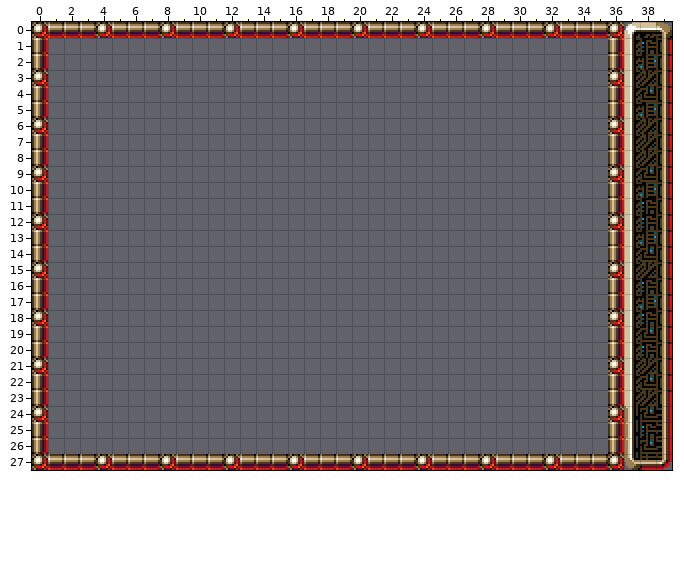
One commit to this Tiled map: res_raw/tiled/bg.tmx. Above: the version before the commit.
Cells are 8x8 px. Shown: x 0..39, y 0..27.
New version:
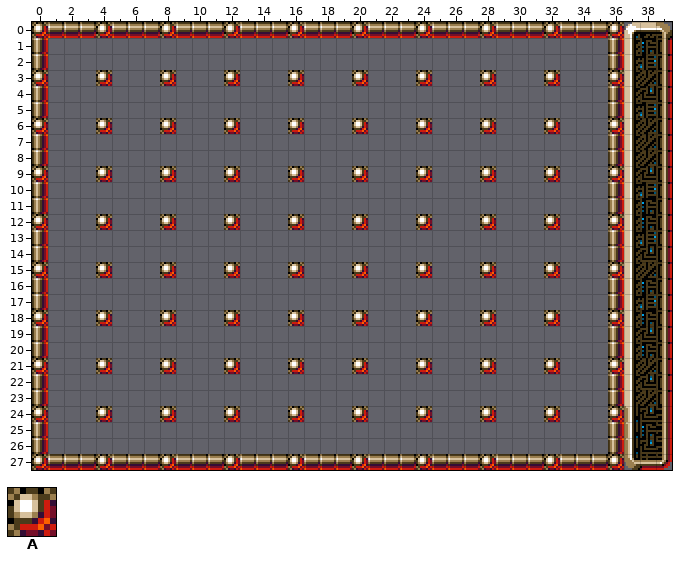
Key: from "oga-swm-tiles-alpha": A 224.
_ is an empty cell.
Difference:
{"where": "layer \"Tile Layer 1\""}
{"y":3,"x":4,"old":"_","new":"A"}
{"y":3,"x":8,"old":"_","new":"A"}
{"y":3,"x":12,"old":"_","new":"A"}
{"y":3,"x":16,"old":"_","new":"A"}
{"y":3,"x":20,"old":"_","new":"A"}
{"y":3,"x":24,"old":"_","new":"A"}
{"y":3,"x":28,"old":"_","new":"A"}
{"y":3,"x":32,"old":"_","new":"A"}
{"y":6,"x":4,"old":"_","new":"A"}
{"y":6,"x":8,"old":"_","new":"A"}
{"y":6,"x":12,"old":"_","new":"A"}
{"y":6,"x":16,"old":"_","new":"A"}
{"y":6,"x":20,"old":"_","new":"A"}
{"y":6,"x":24,"old":"_","new":"A"}
{"y":6,"x":28,"old":"_","new":"A"}
{"y":6,"x":32,"old":"_","new":"A"}
{"y":9,"x":4,"old":"_","new":"A"}
{"y":9,"x":8,"old":"_","new":"A"}
{"y":9,"x":12,"old":"_","new":"A"}
{"y":9,"x":16,"old":"_","new":"A"}
{"y":9,"x":20,"old":"_","new":"A"}
{"y":9,"x":24,"old":"_","new":"A"}
{"y":9,"x":28,"old":"_","new":"A"}
{"y":9,"x":32,"old":"_","new":"A"}
{"y":12,"x":4,"old":"_","new":"A"}
{"y":12,"x":8,"old":"_","new":"A"}
{"y":12,"x":12,"old":"_","new":"A"}
{"y":12,"x":16,"old":"_","new":"A"}
{"y":12,"x":20,"old":"_","new":"A"}
{"y":12,"x":24,"old":"_","new":"A"}
{"y":12,"x":28,"old":"_","new":"A"}
{"y":12,"x":32,"old":"_","new":"A"}
{"y":15,"x":4,"old":"_","new":"A"}
{"y":15,"x":8,"old":"_","new":"A"}
{"y":15,"x":12,"old":"_","new":"A"}
{"y":15,"x":16,"old":"_","new":"A"}
{"y":15,"x":20,"old":"_","new":"A"}
{"y":15,"x":24,"old":"_","new":"A"}
{"y":15,"x":28,"old":"_","new":"A"}
{"y":15,"x":32,"old":"_","new":"A"}
{"y":18,"x":4,"old":"_","new":"A"}
{"y":18,"x":8,"old":"_","new":"A"}
{"y":18,"x":12,"old":"_","new":"A"}
{"y":18,"x":16,"old":"_","new":"A"}
{"y":18,"x":20,"old":"_","new":"A"}
{"y":18,"x":24,"old":"_","new":"A"}
{"y":18,"x":28,"old":"_","new":"A"}
{"y":18,"x":32,"old":"_","new":"A"}
{"y":21,"x":4,"old":"_","new":"A"}
{"y":21,"x":8,"old":"_","new":"A"}
{"y":21,"x":12,"old":"_","new":"A"}
{"y":21,"x":16,"old":"_","new":"A"}
{"y":21,"x":20,"old":"_","new":"A"}
{"y":21,"x":24,"old":"_","new":"A"}
{"y":21,"x":28,"old":"_","new":"A"}
{"y":21,"x":32,"old":"_","new":"A"}
{"y":24,"x":4,"old":"_","new":"A"}
{"y":24,"x":8,"old":"_","new":"A"}
{"y":24,"x":12,"old":"_","new":"A"}
{"y":24,"x":16,"old":"_","new":"A"}
{"y":24,"x":20,"old":"_","new":"A"}
{"y":24,"x":24,"old":"_","new":"A"}
{"y":24,"x":28,"old":"_","new":"A"}
{"y":24,"x":32,"old":"_","new":"A"}
